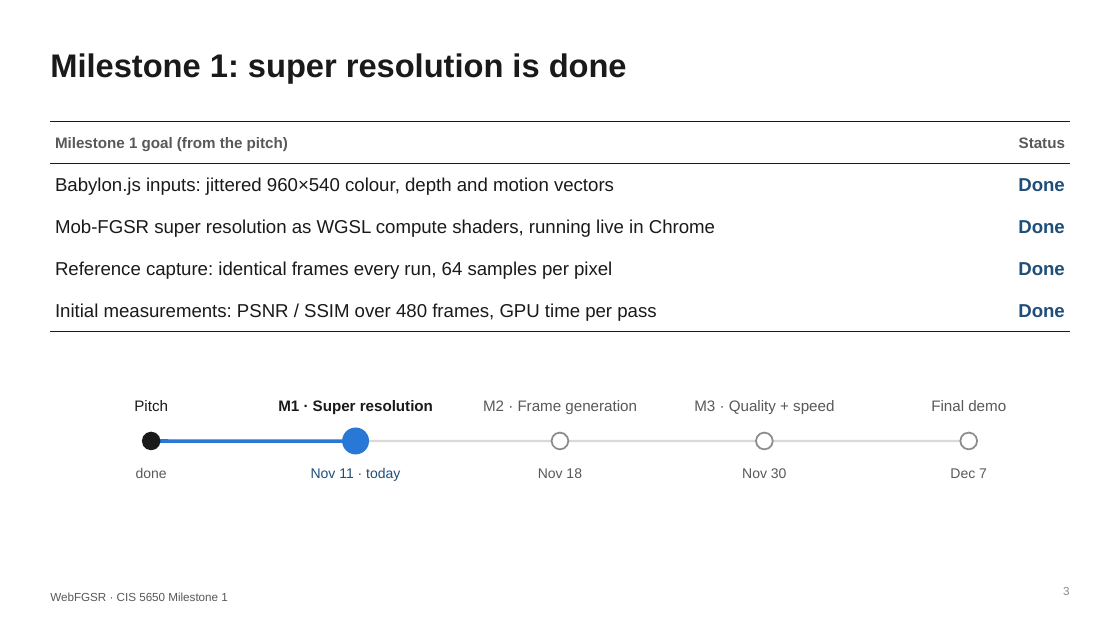
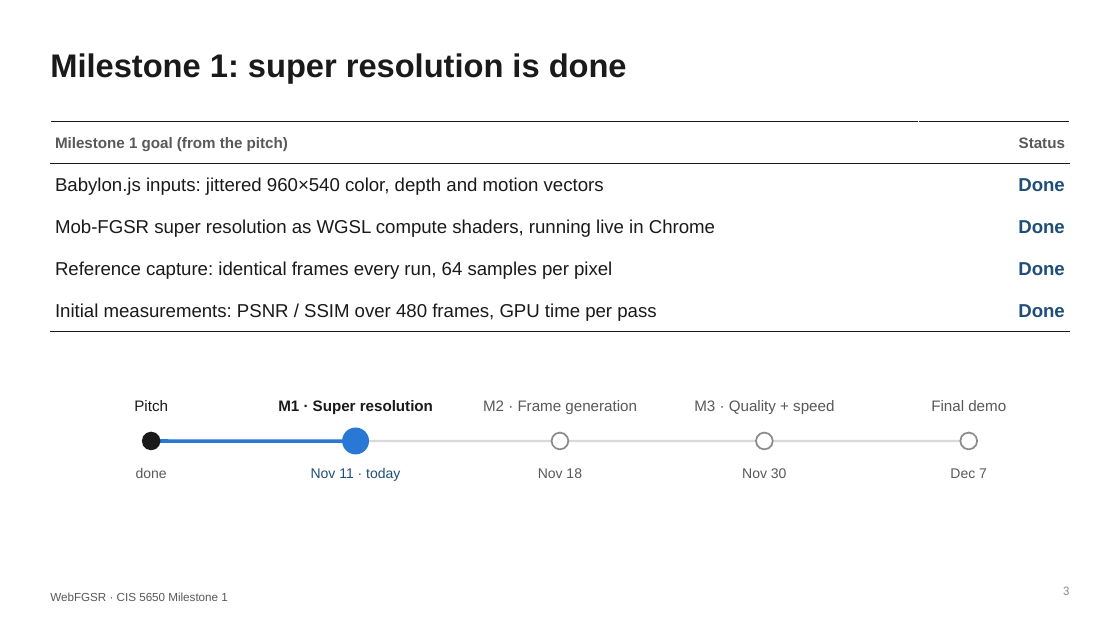
Before and after one commit to CIS5650final-WebFGSR/WebFGSR, a slide deck: slide 3 of WebFGSR_M1.pptx. Drawn at 1120x630 pixels with LibreOffice and Linux fonts; fonts in the diff are those of the drawing. Boxes give left, top, right and bottom in pixels: in the first picture for what was removed or moved away, otherwise in the second. Text is boxed around its words. In the diff, an @@ line names an element or a change of style, - is before the commit and + after.

```diff
--- a/WebFGSR_M1.pptx
+++ b/WebFGSR_M1.pptx
@@ table at bbox=[50, 122, 1070, 332] @@
-row 2, column 1: Babylon.js inputs: jittered 960×540 colour, depth and motion vectors
+row 2, column 1: Babylon.js inputs: jittered 960×540 color, depth and motion vectors
@@ alignment right to left @@
@@ borders changed @@
```
Also in this commit, not shown: 8 other slides changed.
